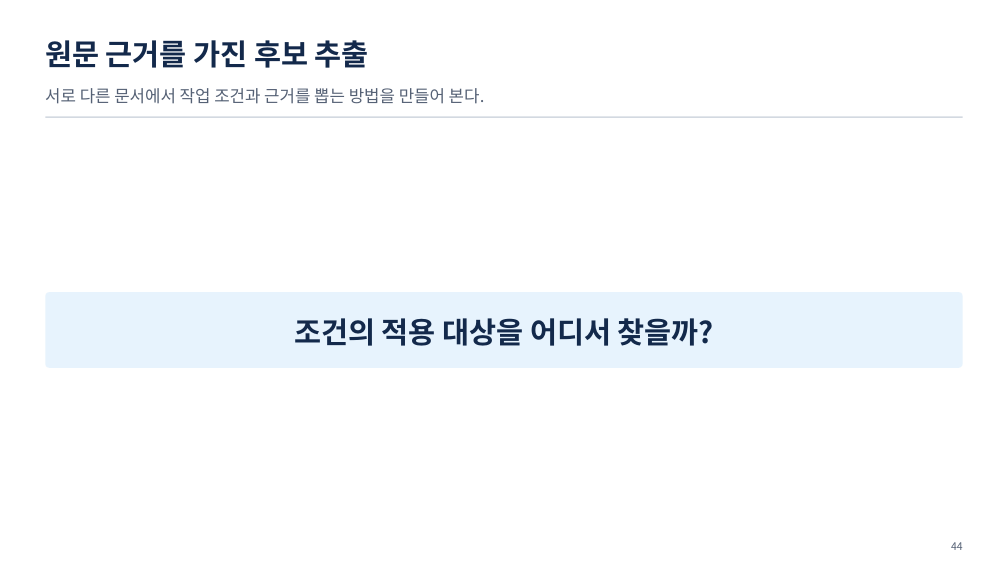
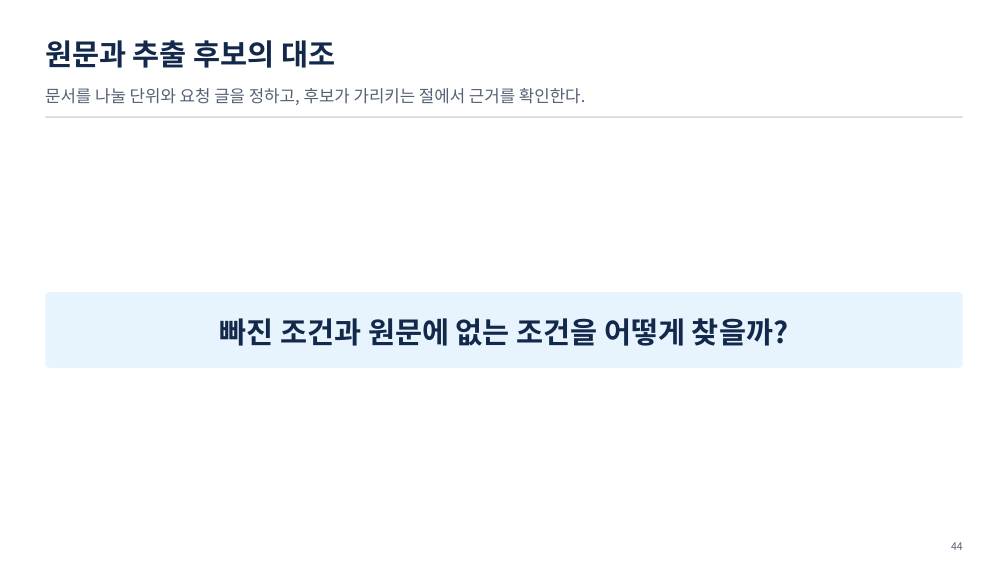
Before and after one commit to uengine-oss/hyd-iot-edu, a slide deck: slide 44 of workspace/강의제작/산출물/통합반/이론/04회차/통합반_04일차.pptx. Drawn at 1008x567 pixels with LibreOffice and Linux fonts; fonts in the diff are those of the drawing. Boxes give left, top, right and bottom in pixels: in the first picture for what was removed or moved away, otherwise in the second. Text is boxed around its words. In the diff, an @@ line names an element or a change of style, - is before the commit and + after.

Commit message:
통합반 4회차 43~44장과 실습2 대본을 실제 문서별 추출·검토 흐름에 맞춘다

```diff
--- a/workspace/강의제작/산출물/통합반/이론/04회차/통합반_04일차.pptx
+++ b/workspace/강의제작/산출물/통합반/이론/04회차/통합반_04일차.pptx
@@ text at (x1=45, y1=40, x2=335, y2=68): text changed @@
-원문 근거를 가진 후보 추출
+원문과 추출 후보의 대조
@@ text at (x1=45, y1=88, x2=585, y2=105): text changed @@
-서로 다른 문서에서 작업 조건과 근거를 뽑는 방법을 만들어 본다.
+문서를 나눌 단위와 요청 글을 정하고, 후보가 가리키는 절에서 근거를 확인한다.
@@ text at (x1=220, y1=318, x2=788, y2=346): text changed @@
-조건의 적용 대상을 어디서 찾을까?
+빠진 조건과 원문에 없는 조건을 어떻게 찾을까?
```
Also in this commit, not shown: 1 other slide changed, 15 other files.
